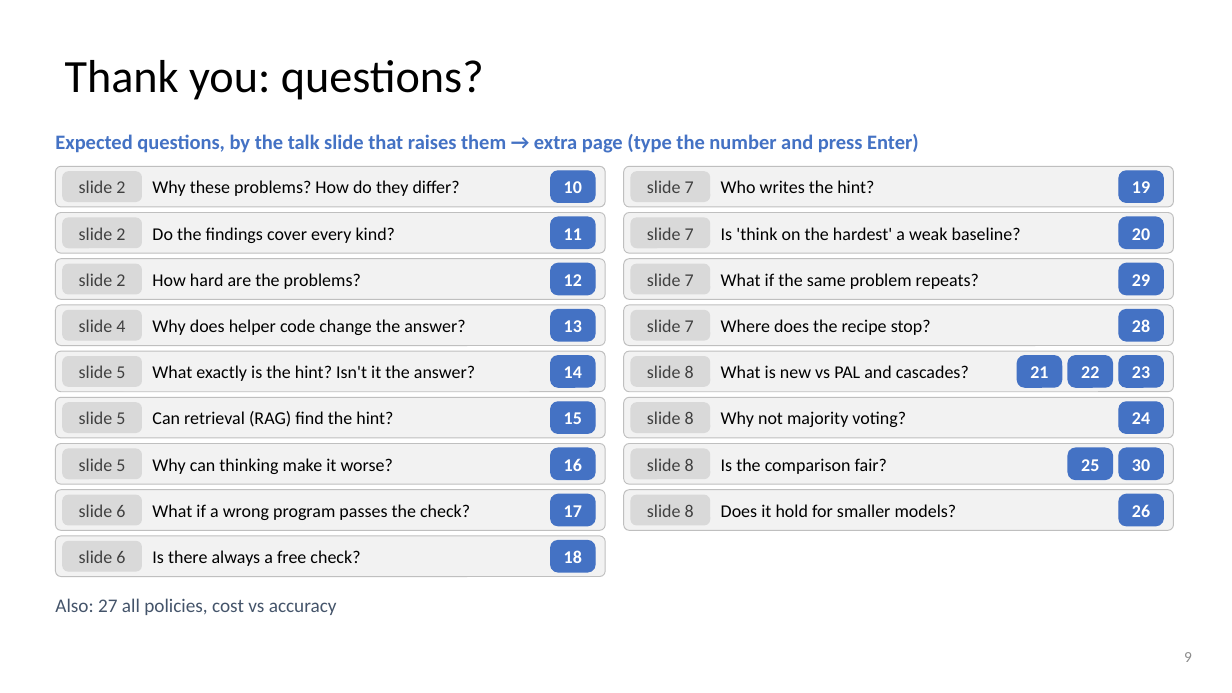
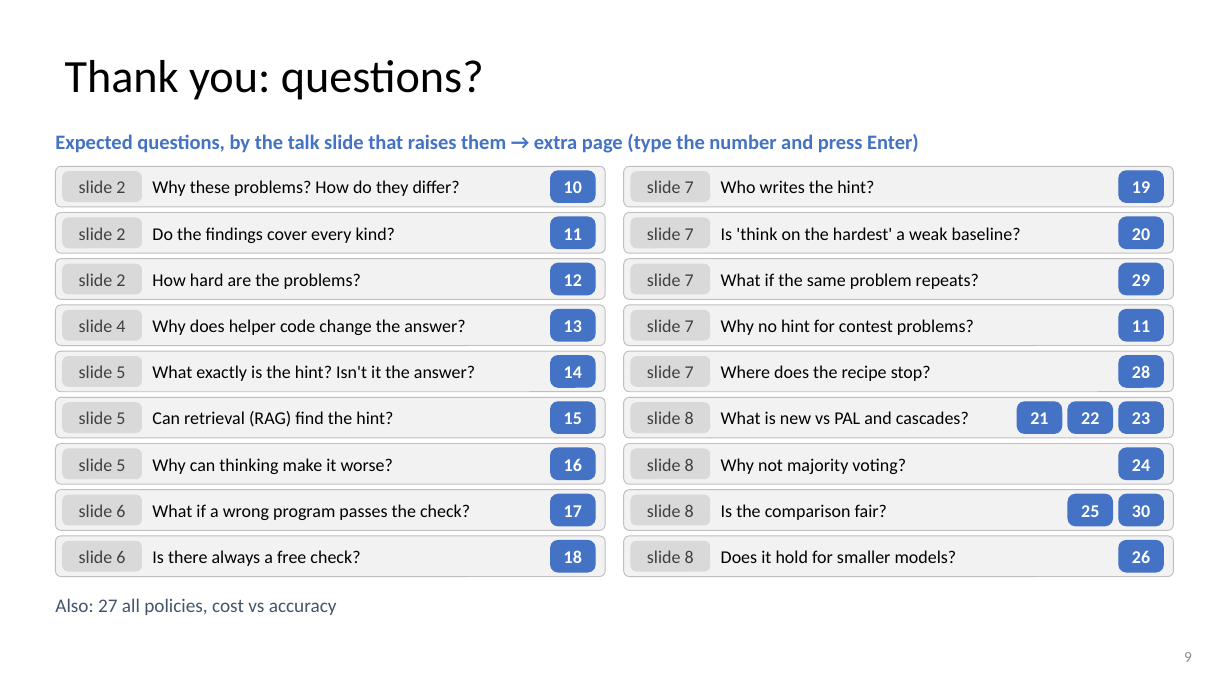
Before and after one commit to dlwns147/CSED490E_Project_Team5, a slide deck: slide 9 of Proposal_Team5.pptx. Drawn at 1232x693 pixels with LibreOffice and Linux fonts; fonts in the diff are those of the drawing. Boxes give left, top, right and bottom in pixels: in the first picture for what was removed or moved away, otherwise in the second. Text is boxed around its words. In the diff, an @@ line names an element or a change of style, - is before the commit and + after.

```diff
--- a/Proposal_Team5.pptx
+++ b/Proposal_Team5.pptx
@@ text added at [721,319,974,335], 14 pt, text #000000 @@
+Why no hint for contest problems?
@@ text added at [1132,320,1150,332], 14 pt, text #FFFFFF, bold @@
+11
@@ text at [647,365,694,378]: text changed @@
-slide 8
+slide 7
@@ 13 texts, 3 rounded rectangles: place and size @@
-13 texts, 3 rounded rectangles at [721,319,1150,517]
+13 texts, 3 rounded rectangles at [721,365,1150,563]
@@ rounded rectangle added at [624,536,1174,577], fill #F2F2F2, outline #BFBFBF 0.75 pt @@
@@ rounded rectangle added at [631,542,710,571], fill #D9D9D9, outline #D9D9D9 1 pt @@
@@ text added at [647,550,694,563], 14 pt, text #404040 @@
+slide 8
@@ rounded rectangle added at [1119,541,1164,572], fill #4472C4, outline #4472C4 1 pt @@
```
Also in this commit, not shown: 3 other slides changed, 3 other files.
